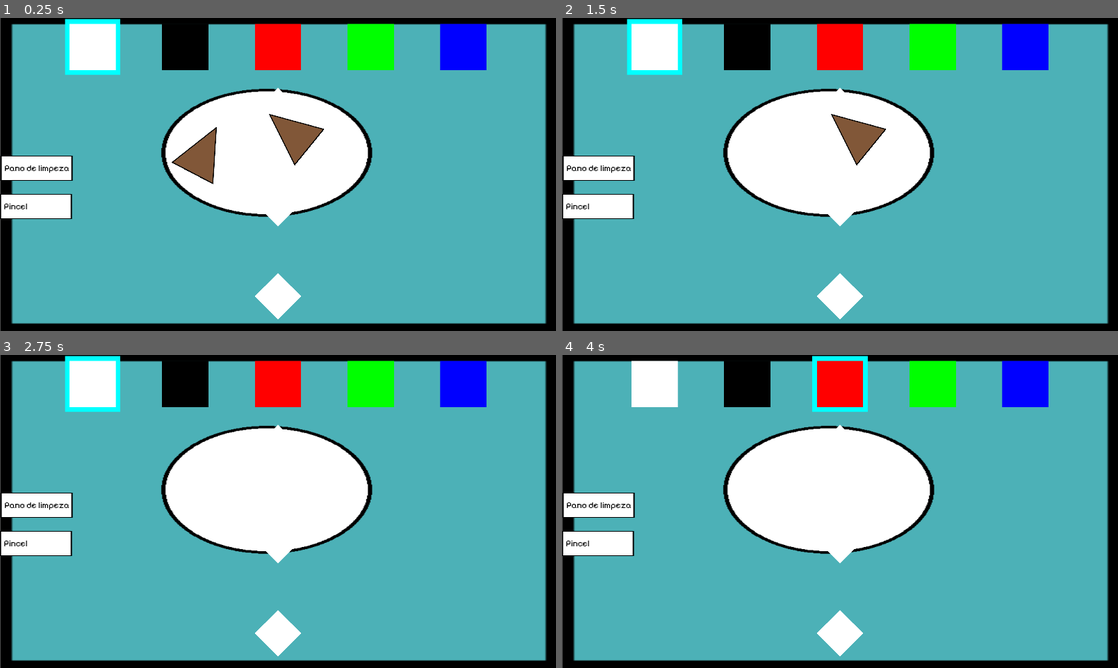
Above: before the commit, frames 1-4 (two rows, left to right).
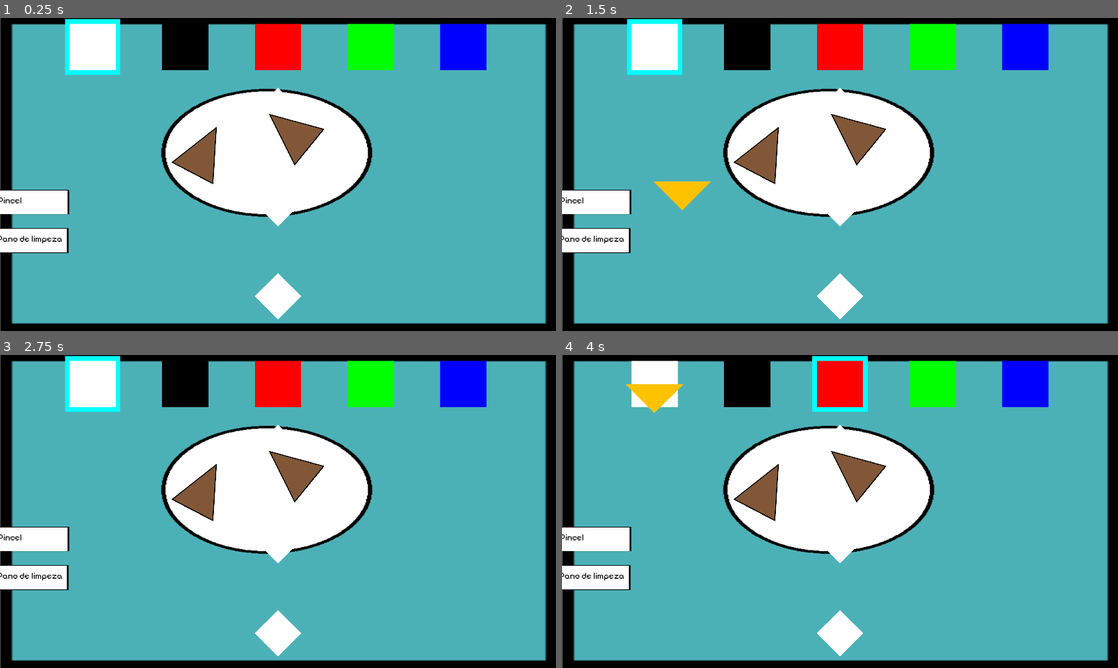
Above: after the commit, the same moments.

Repository: egonaraujo/GGJ-2026
Game: Godot game, scene res://Screens/Workspace/Workspace.tscn
The game is run twice, just before and just after one commit, with the same random seed, the same clock (stepped at 60 frames per second) and the same inputs. This scene is started directly instead of the project's main scene.
Inputs (mouse positions are in pixels of both pictures, inside the frame that each line leads up to):
- Up to frame 1 (0.25 s): no input
- Up to frame 2 (1.5 s): tap Enter at 0.5 s; drag from (595, 168) to (767, 149) at 0.52 s; tap Space at 1.25 s; drag from (595, 205) to (851, 130) at 1.27 s
- Up to frame 3 (2.75 s): move the mouse to (94, 383) at 2.02 s; click (94, 383) at 2.17 s
- Up to frame 4 (4 s): tap Enter at 2.75 s; drag from (745, 383) to (595, 542) at 2.77 s; drag from (840, 383) to (656, 383) at 3.52 s

The runs differ from the first frame. In frame 1, 2.5% of the frame differs, in the area x 0-14%, y 44-76%; in frame 2, 3.8%; in frame 3, 4.0%; in frame 4, 4.5%, in the area x 0-59%, y 9-76%.

Commit message:
Add tool selection and siplify scenes
Signed-off-by: Lucas Fernandes de Oliveira <lfoliveira@inf.ufpr.br>

Diff:
--- a/Screens/Workspace/Tools/Brush/Brush.tscn
+++ /dev/null
@@ -1,44 +0,0 @@
-[gd_scene format=3 uid="uid://j7p3txwr3q16"]
-
-[ext_resource type="Script" uid="uid://bb1kwel0yy4sh" path="res://Screens/Workspace/Tools/Brush/brush.gd" id="1_sly5i"]
-[ext_resource type="Texture2D" uid="uid://btklvh8wag0fu" path="res://OldPlanta/BasicAssets/Square.png" id="2_5dycy"]
-
-[sub_resource type="RectangleShape2D" id="RectangleShape2D_v2061"]
-size = Vector2(242.5, 82.5)
-
-[sub_resource type="CircleShape2D" id="CircleShape2D_i5l7k"]
-radius = 25.0
-
-[node name="Brush" type="Node2D" unique_id=1971679094 node_paths=PackedStringArray("button", "collisionDetection")]
-script = ExtResource("1_sly5i")
-button = NodePath("Button")
-collisionDetection = NodePath("CollisionDetection")
-toolType = 1
-
-[node name="Button" type="Area2D" parent="." unique_id=1022900649]
-
-[node name="Square" type="Sprite2D" parent="Button" unique_id=1761464683]
-position = Vector2(124, 650.5)
-scale = Vector2(1, 0.34)
-texture = ExtResource("2_5dycy")
-
-[node name="Label" type="Label" parent="Button" unique_id=1060606751]
-offset_left = 13.0
-offset_top = 632.0
-offset_right = 238.0
-offset_bottom = 674.0
-size_flags_horizontal = 4
-theme_override_colors/font_color = Color(0, 0, 0, 1)
-theme_override_font_sizes/font_size = 30
-text = "Pincel"
-
-[node name="CollisionShape2D" type="CollisionShape2D" parent="Button" unique_id=648898910]
-position = Vector2(122.75, 650.75)
-shape = SubResource("RectangleShape2D_v2061")
-
-[node name="CollisionDetection" type="Area2D" parent="." unique_id=536181149]
-collision_layer = 4
-collision_mask = 4
-
-[node name="CollisionShape2D" type="CollisionShape2D" parent="CollisionDetection" unique_id=852540915]
-shape = SubResource("CircleShape2D_i5l7k")
--- a/Screens/Workspace/Tools/Brush/brush.gd
+++ /dev/null
@@ -1,6 +0,0 @@
-extends ToolsBase
-
-# Basic definitions, to be implemented by child classes
-func toolSelected():
-	super()
-	#animation??
--- a/Screens/Workspace/Tools/CleaningRag/CleaningRag.tscn
+++ /dev/null
@@ -1,44 +0,0 @@
-[gd_scene format=3 uid="uid://dva7lmmoljtph"]
-
-[ext_resource type="Script" uid="uid://3uw3a8g2rcat" path="res://Screens/Workspace/Tools/CleaningRag/cleaning_rag.gd" id="1_p3byu"]
-[ext_resource type="Texture2D" uid="uid://btklvh8wag0fu" path="res://OldPlanta/BasicAssets/Square.png" id="2_i5l7k"]
-
-[sub_resource type="RectangleShape2D" id="RectangleShape2D_v2061"]
-size = Vector2(242.5, 82.5)
-
-[sub_resource type="CircleShape2D" id="CircleShape2D_i5l7k"]
-radius = 25.0
-
-[node name="CleaningRag" type="Node2D" unique_id=1971679094 node_paths=PackedStringArray("button", "collisionDetection")]
-script = ExtResource("1_p3byu")
-button = NodePath("Button")
-collisionDetection = NodePath("CollisionDetection")
-toolType = 1
-
-[node name="Button" type="Area2D" parent="." unique_id=1022900649]
-
-[node name="Square" type="Sprite2D" parent="Button" unique_id=1761464683]
-position = Vector2(126, 518.5)
-scale = Vector2(1, 0.34)
-texture = ExtResource("2_i5l7k")
-
-[node name="Label" type="Label" parent="Button" unique_id=1060606751]
-offset_left = 15.0
-offset_top = 500.0
-offset_right = 240.0
-offset_bottom = 537.0
-size_flags_horizontal = 4
-theme_override_colors/font_color = Color(0, 0, 0, 1)
-theme_override_font_sizes/font_size = 30
-text = "Pano de limpeza"
-
-[node name="CollisionShape2D" type="CollisionShape2D" parent="Button" unique_id=648898910]
-position = Vector2(124.75, 518.75)
-shape = SubResource("RectangleShape2D_v2061")
-
-[node name="CollisionDetection" type="Area2D" parent="." unique_id=536181149]
-collision_layer = 2
-collision_mask = 2
-
-[node name="CollisionShape2D" type="CollisionShape2D" parent="CollisionDetection" unique_id=852540915]
-shape = SubResource("CircleShape2D_i5l7k")
--- a/Screens/Workspace/Tools/CleaningRag/cleaning_rag.gd
+++ /dev/null
@@ -1,6 +0,0 @@
-extends ToolsBase
-
-# Basic definitions, to be implemented by child classes
-func toolSelected():
-	super()
-	#animation??
--- a/Screens/Workspace/Tools/tools_base.gd
+++ /dev/null
@@ -1,43 +0,0 @@
-extends Node2D
-class_name ToolsBase
-
-enum ToolType
-{
-	BRUSH,
-	CLEANING_RAG,
-	CHISEL,
-	ADD_OR_REMOVE,
-}
-
-@export var button : Area2D
-@export var collisionDetection : Area2D
-@export var toolType : ToolType
-
-var isSelected := false
-const hiddenPos := Vector2(10000,10000)
-
-func _ready() -> void:
-	collisionDetection.position = hiddenPos
-	button.input_event.connect(selectTool)
-
-# Basic definitions, to be implemented by child classes
-func selectTool(viewport: Node, event: InputEvent, shape_idx: int) -> void:
-	if event is InputEventMouseButton:
-		if event.is_pressed():
-			toolSelected()
-	pass
-
-func toolSelected() -> void:
-	isSelected = true
-
-
-func _input(event: InputEvent) -> void:
-	if (!isSelected):
-		return
-	if (event is InputEventScreenTouch):
-		if(event.is_pressed()):
-			collisionDetection.position = event.position
-		if(event.is_released()):
-			collisionDetection.position = hiddenPos
-	if ( event is InputEventScreenDrag):
-			collisionDetection.position = event.position
--- a/Screens/Workspace/Workspace.tscn
+++ b/Screens/Workspace/Workspace.tscn
@@ -4,9 +4,13 @@
 [ext_resource type="Texture2D" uid="uid://btklvh8wag0fu" path="res://OldPlanta/BasicAssets/Square.png" id="2_ic14f"]
 [ext_resource type="Texture2D" uid="uid://ciiuk736i8y1b" path="res://OldPlanta/BasicAssets/Circle.png" id="3_1o61p"]
 [ext_resource type="PackedScene" uid="uid://c05ufoa8i8n8t" path="res://Screens/Workspace/Tools/CleaningRag/Dirt.tscn" id="4_1o61p"]
-[ext_resource type="PackedScene" uid="uid://dva7lmmoljtph" path="res://Screens/Workspace/Tools/CleaningRag/CleaningRag.tscn" id="5_v2hbv"]
-[ext_resource type="PackedScene" uid="uid://j7p3txwr3q16" path="res://Screens/Workspace/Tools/Brush/Brush.tscn" id="6_v2hbv"]
 [ext_resource type="PackedScene" uid="uid://rkgb4wchfrda" path="res://Screens/Workspace/Tools/Brush/PaintingCanvas.tscn" id="7_0qtcr"]
+
+[sub_resource type="RectangleShape2D" id="RectangleShape2D_v2061"]
+size = Vector2(242.5, 82.5)
+
+[sub_resource type="CircleShape2D" id="CircleShape2D_i5l7k"]
+radius = 25.0
 
 [node name="Workspace" type="Node2D" unique_id=1722039641]
 script = ExtResource("1_y70hp")
@@ -34,12 +38,66 @@
 rotation = -0.8861741
 scale = Vector2(2.0730264, 2.3042352)
 
-[node name="Tools" type="Node" parent="." unique_id=230277893]
-
-[node name="CleaningRag" parent="Tools" unique_id=1971679094 instance=ExtResource("5_v2hbv")]
-
-[node name="Brush" parent="Tools" unique_id=708208047 instance=ExtResource("6_v2hbv")]
-
 [node name="BrushArea" type="Node2D" parent="." unique_id=1544073172]
 
 [node name="PaintingCanvas" parent="BrushArea" unique_id=719413976 instance=ExtResource("7_0qtcr")]
+
+[node name="ToolSelection" type="Node2D" parent="." unique_id=542192761]
+
+[node name="ToolBrush" type="Area2D" parent="ToolSelection" unique_id=423841146]
+position = Vector2(113.45203, 635.6354)
+
+[node name="Square" type="Sprite2D" parent="ToolSelection/ToolBrush" unique_id=1895390701]
+scale = Vector2(1, 0.34)
+texture = ExtResource("2_ic14f")
+
+[node name="Label" type="Label" parent="ToolSelection/ToolBrush" unique_id=1437256678]
+offset_left = -120.0
+offset_top = -24.0
+offset_right = 118.0
+offset_bottom = 18.0
+size_flags_horizontal = 4
+theme_override_colors/font_color = Color(0, 0, 0, 1)
+theme_override_font_sizes/font_size = 30
+text = "Pincel"
+
+[node name="CollisionShape2D" type="CollisionShape2D" parent="ToolSelection/ToolBrush" unique_id=1653534324]
+shape = SubResource("RectangleShape2D_v2061")
+
+[node name="ToolRag" type="Area2D" parent="ToolSelection" unique_id=1226628870]
+position = Vector2(111, 768)
+
+[node name="Square" type="Sprite2D" parent="ToolSelection/ToolRag" unique_id=267552805]
+scale = Vector2(1, 0.34)
+texture = ExtResource("2_ic14f")
+
+[node name="Label" type="Label" parent="ToolSelection/ToolRag" unique_id=2064447312]
+offset_left = -120.0
+offset_top = -24.0
+offset_right = 118.0
+offset_bottom = 18.0
+size_flags_horizontal = 4
+theme_override_colors/font_color = Color(0, 0, 0, 1)
+theme_override_font_sizes/font_size = 30
+text = "Pano de limpeza"
+
+[node name="CollisionShape2D" type="CollisionShape2D" parent="ToolSelection/ToolRag" unique_id=1296103077]
+shape = SubResource("RectangleShape2D_v2061")
+
+[node name="CollisionDetection" type="Area2D" parent="." unique_id=536181149]
+
+[node name="CollisionShape2D" type="CollisionShape2D" parent="CollisionDetection" unique_id=852540915]
+shape = SubResource("CircleShape2D_i5l7k")
+
+[node name="Rag" type="Polygon2D" parent="CollisionDetection" unique_id=129199561]
+visible = false
+color = Color(0, 1, 0.8688135, 1)
+polygon = PackedVector2Array(100, 0, 0, -100, -100, 0)
+
+[node name="Brush" type="Polygon2D" parent="CollisionDetection" unique_id=305955812]
+visible = false
+color = Color(1, 0.7621899, 0, 1)
+polygon = PackedVector2Array(100, 0, 0, 100, -100, 0)
+
+[connection signal="input_event" from="ToolSelection/ToolBrush" to="." method="_on_tool_brush_input_event"]
+[connection signal="input_event" from="ToolSelection/ToolRag" to="." method="_on_tool_rag_input_event"]
--- a/Screens/Workspace/workspace.gd
+++ b/Screens/Workspace/workspace.gd
@@ -1,9 +1,47 @@
 extends Node2D
+
+enum ToolType #The collision layer to be used
+{
+	CLEANING_RAG = 2,
+	BRUSH = 4,
+	CHISEL = 8,
+	ADD_OR_REMOVE = 16,
+}
+
+@onready var tool_effect  = {
+	ToolType.CLEANING_RAG: $CollisionDetection/Rag
+	, ToolType.BRUSH: $CollisionDetection/Brush
+}
+
+@onready var collisionDetection : Area2D = $CollisionDetection
+const hiddenPos := Vector2(-100,-100)
 
 # Called when the node enters the scene tree for the first time.
 func _ready() -> void:
 	pass # Replace with function body.
 
-# Called every frame. 'delta' is the elapsed time since the previous frame.
-func _process(delta: float) -> void:
-	pass
+func _input(event: InputEvent) -> void:
+	if (event is InputEventScreenTouch):
+		if(event.is_pressed()):
+			collisionDetection.position = event.position
+		if(event.is_released()):
+			collisionDetection.position = hiddenPos
+	if ( event is InputEventScreenDrag):
+			collisionDetection.position = event.position
+
+func selectTool(event: InputEvent, tool: ToolType) -> void:
+	if event is InputEventMouseButton and event.is_pressed():
+		self.collisionDetection.collision_layer = tool
+		self.collisionDetection.collision_mask = tool
+
+		for key in self.tool_effect:
+			self.tool_effect[key].visible = false
+
+		self.tool_effect[tool].visible = true
+
+
+func _on_tool_rag_input_event(_viewport: Node, event: InputEvent, _shape_idx: int) -> void:
+	self.selectTool(event, ToolType.CLEANING_RAG)
+
+func _on_tool_brush_input_event(_viewport: Node, event: InputEvent, _shape_idx: int) -> void:
+	self.selectTool(event, ToolType.BRUSH)
Not shown, removed: Screens/Workspace/Tools/Brush/brush.gd.uid
Not shown, removed: Screens/Workspace/Tools/CleaningRag/cleaning_rag.gd.uid
Not shown, removed: Screens/Workspace/Tools/tools_base.gd.uid
